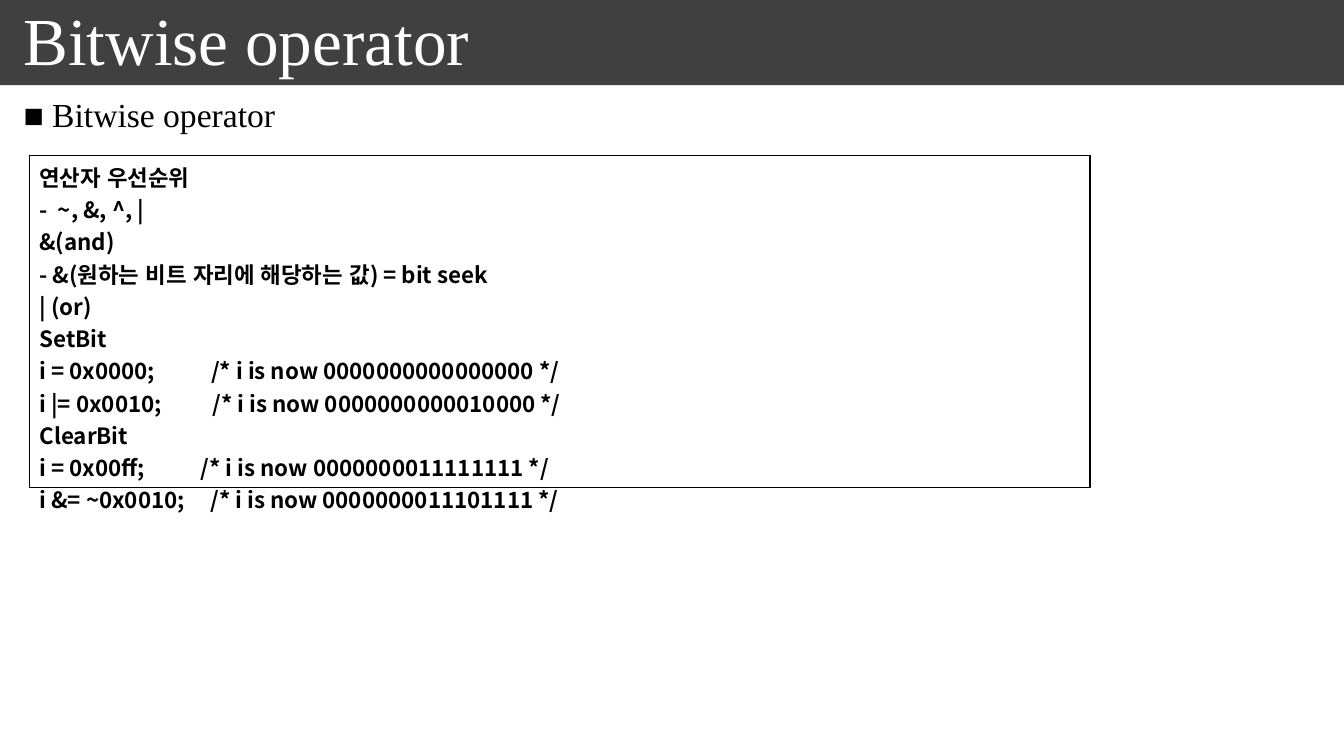
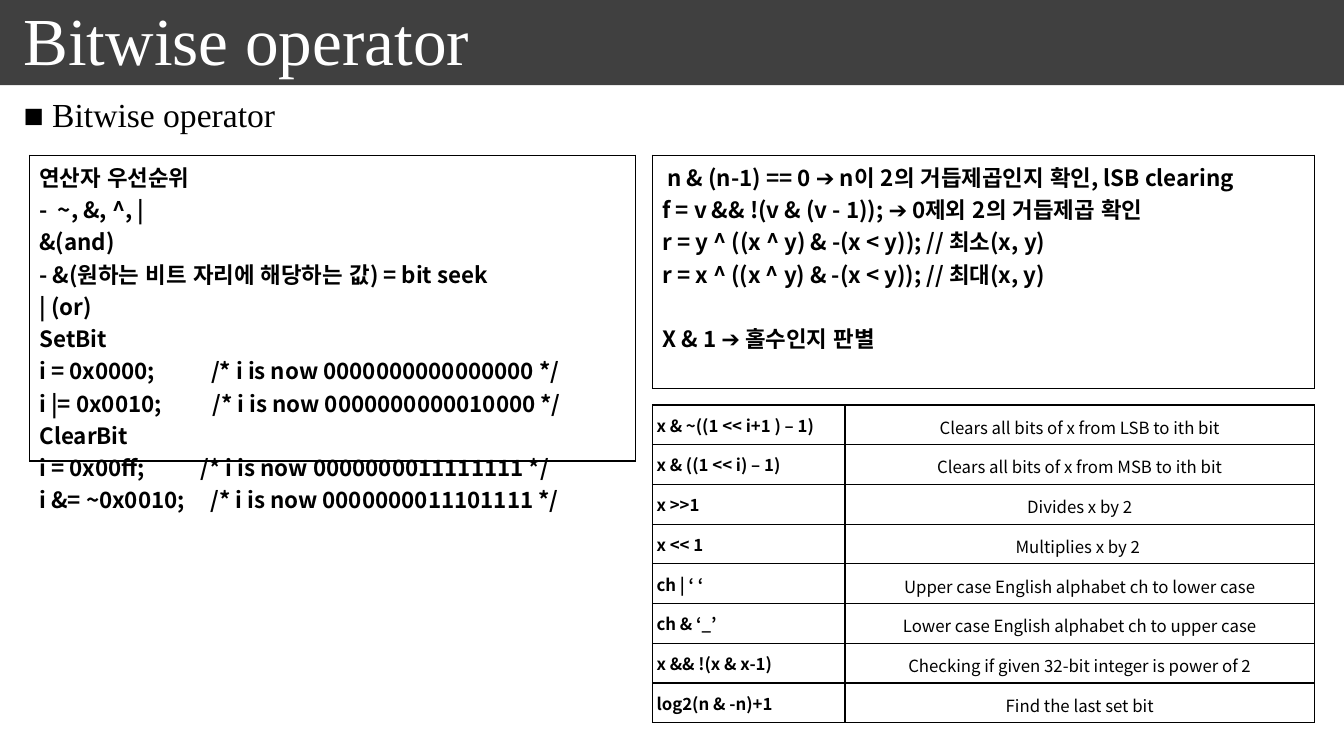
Before and after one commit to seonghokim/Study, a slide deck: slide 40 of everything in c.pptx. Drawn at 1344x756 pixels with LibreOffice and Linux fonts; fonts in the diff are those of the drawing. Boxes give left, top, right and bottom in pixels: in the first picture for what was removed or moved away, otherwise in the second. Text is boxed around its words. In the diff, an @@ line names an element or a change of style, - is before the commit and + after.

```diff
--- a/everything in c.pptx
+++ b/everything in c.pptx
@@ table: place and size @@
-table at bbox=[29, 155, 1090, 517]
+table at bbox=[29, 155, 635, 517]
@@ table added at bbox=[652, 155, 1315, 388], 1 rows, 1 columns @@
+n & (n-1) == 0 ➔ n이 2의 거듭제곱인지 확인, lSB clearing / f = v && !(v & (v - 1)); ➔ 0제외 2의 거듭제곱 확인 / r = y ^ ((x ^ y) & -(x < y)); // 최소(x, y) r = x ^ ((x ^ y) & -(x < y)); // 최대(x, y) / X & 1 ➔ 홀수인지 판별
@@ table added at bbox=[652, 405, 1315, 724], 8 rows, 2 columns @@
+x & ~((1 << i+1 ) – 1) | Clears all bits of x from LSB to ith bit
+x & ((1 << i) – 1) | Clears all bits of x from MSB to ith bit
+x >>1 | Divides x by 2
+x << 1 | Multiplies x by 2
+ch | ‘ ‘ | Upper case English alphabet ch to lower case
+ch & ‘_’ | Lower case English alphabet ch to upper case
+x && !(x & x-1) | Checking if given 32-bit integer is power of 2
+log2(n & -n)+1 | Find the last set bit
```
Also in this commit, not shown: 1 other slide changed, 3 other files.
